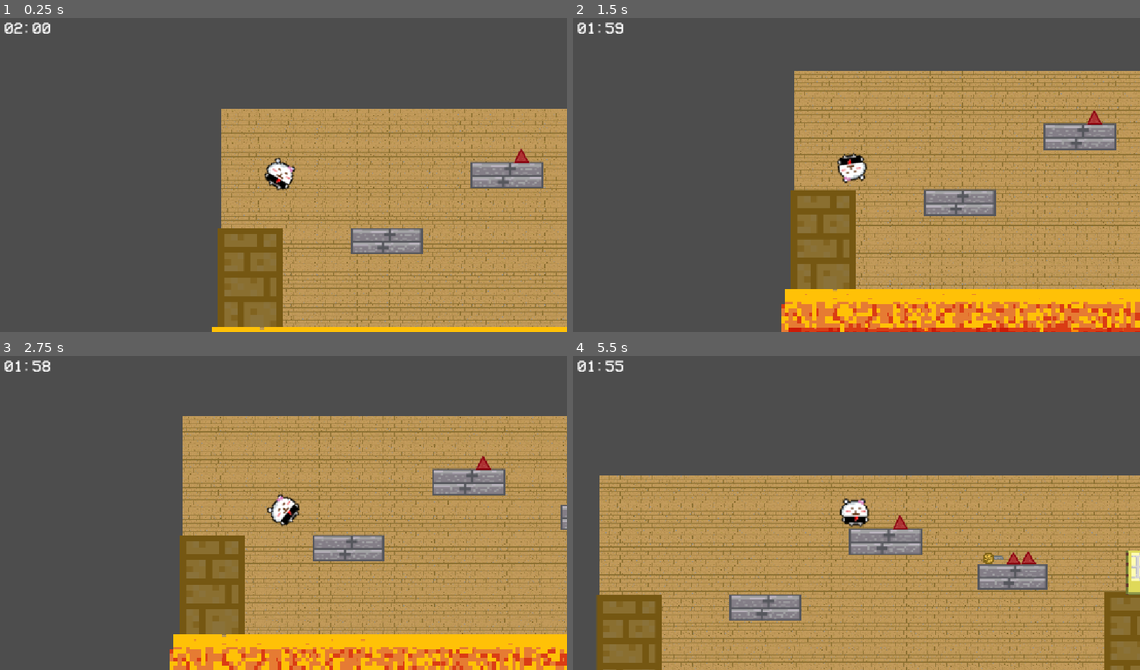
Above: before the commit, frames 1-4 (two rows, left to right).
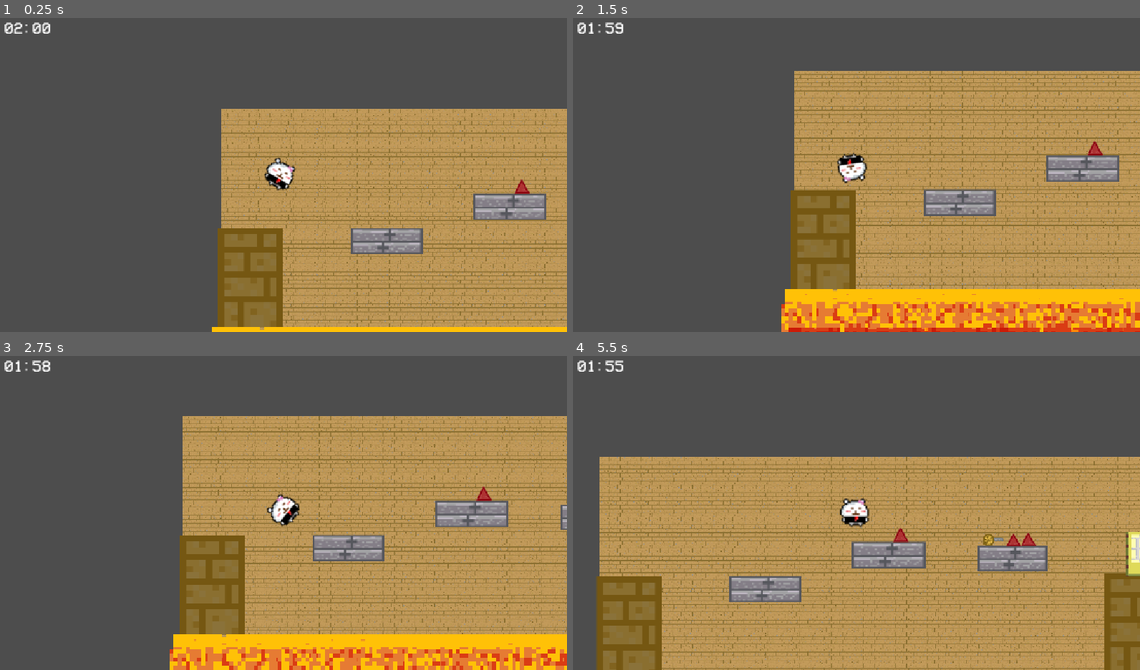
Above: after the commit, the same moments.

Repository: joannee0812/the-floor-is-lava
Game: Godot game, scene res://main.tscn
Two runs of this game, one before a commit and one after it. Both use one fixed random seed, a clock stepped at 60 frames per second and the inputs below.
Inputs (mouse positions are in pixels of both pictures, inside the frame that each line leads up to):
- Up to frame 1 (0.25 s): no input
- Up to frame 2 (1.5 s): tap Enter (ui_accept) at 0.5, 0.77 s; move the mouse to (856, 175) at 0.52 s; hold Right (ui_right) from 0.53 s (still down); click (856, 175) at 0.67 s; move the mouse to (737, 187) at 1.27 s
- Up to frame 3 (2.75 s): tap Enter (ui_accept) at 1.52 s; move the mouse to (340, 437) at 2.02 s; release Right (ui_right) at 2.03 s; hold Left (ui_left) from 2.03 s (still down)
- Up to frame 4 (5.5 s): move the mouse to (822, 572) at 2.77 s; release Left (ui_left) at 2.78 s; hold Right (ui_right) 2.78-4.28 s; click (822, 572) at 2.92 s; tap Enter (ui_accept) at 3.02, 3.77, 4.52 s; move the mouse to (1026, 556) at 3.52 s; move the mouse to (680, 459) at 4.27 s; hold Left (ui_left) 4.28-5.03 s; move the mouse to (884, 509) at 5.02 s; hold Right (ui_right) from 5.03 s (still down); click (884, 509) at 5.17 s

The runs differ from the first frame. In frame 1, 2.3% of the frame differs, in the area x 82-97%, y 41-65%; in frame 2, 2.3%; in frame 3, 2.3%; in frame 4, 30%, in the area x 4-100%, y 32-100%.

Commit message:
Changed position of platform B. Added Spikes -> Die

Diff:
--- a/main.tscn
+++ b/main.tscn
@@ -1501,11 +1501,11 @@
 
 [node name="CollisionShape2D" type="CollisionShape2D" parent="platformB" unique_id=1573765409]
 z_index = 2
-position = Vector2(575.5, 133.5)
+position = Vector2(580, 197)
 shape = SubResource("RectangleShape2D_ve7ef")
 
 [node name="Sprite2D3" type="Sprite2D" parent="platformB" unique_id=1901781181]
-position = Vector2(575, 106)
+position = Vector2(581, 170)
 scale = Vector2(2.3203125, 1.6718751)
 texture = ExtResource("2_4c57u")
 
@@ -1589,12 +1589,12 @@
 position = Vector2(-18, -161)
 
 [node name="Sprite2D" type="Sprite2D" parent="Spike1" unique_id=1812509741]
-position = Vector2(85.00001, -65)
+position = Vector2(86, -3)
 scale = Vector2(1.44, 1.5266666)
 texture = ExtResource("9_efxa6")
 
 [node name="CollisionShape2D" type="CollisionShape2D" parent="Spike1" unique_id=1625809087]
-position = Vector2(51.5, -66.75)
+position = Vector2(54, -6)
 shape = SubResource("RectangleShape2D_a6d3c")
 
 [node name="Spike3" type="StaticBody2D" parent="." unique_id=1775863183]
--- a/player.gd
+++ b/player.gd
@@ -9,6 +9,11 @@
 @export var minimum_bounce_speed := 80.0
 
 @onready var lava: TileMapLayer = get_node("../Lava")
+@onready var Spike1: StaticBody2D = get_node("../Spike1")
+@onready var Spike2: StaticBody2D = get_node("../Spike2")
+@onready var Spike3: StaticBody2D = get_node("../Spike3")
+
+@onready var hazards := [lava, Spike1, Spike2, Spike3]
 var spawn_position: Vector2
 
 
@@ -43,7 +48,7 @@
 	for i in get_slide_collision_count():
 		var normal := get_slide_collision(i).get_normal()
 		var collision := get_slide_collision(i)
-		if collision.get_collider() == lava:
+		if collision.get_collider() in hazards:
 			die()
 			return
 
